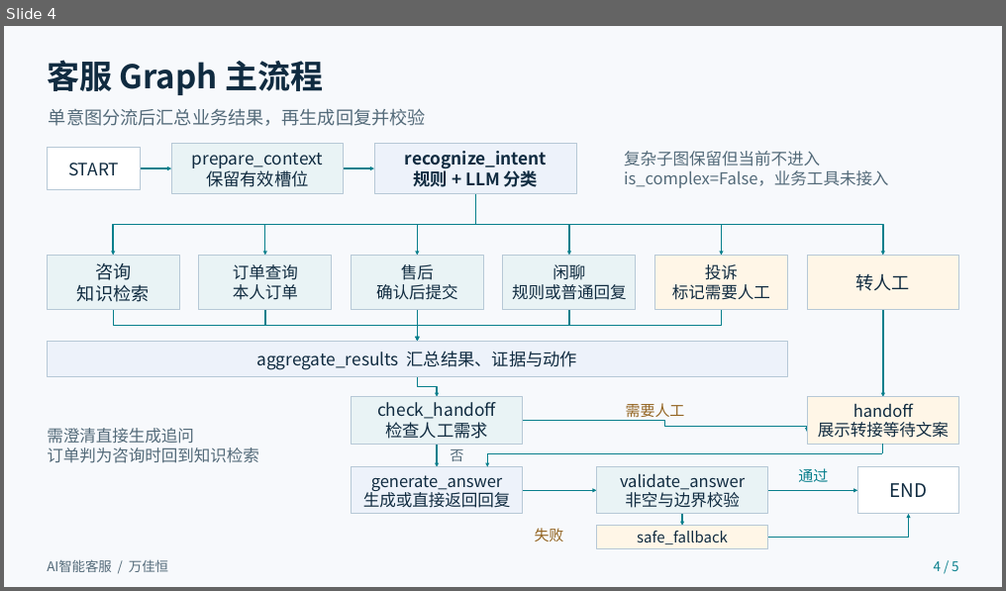
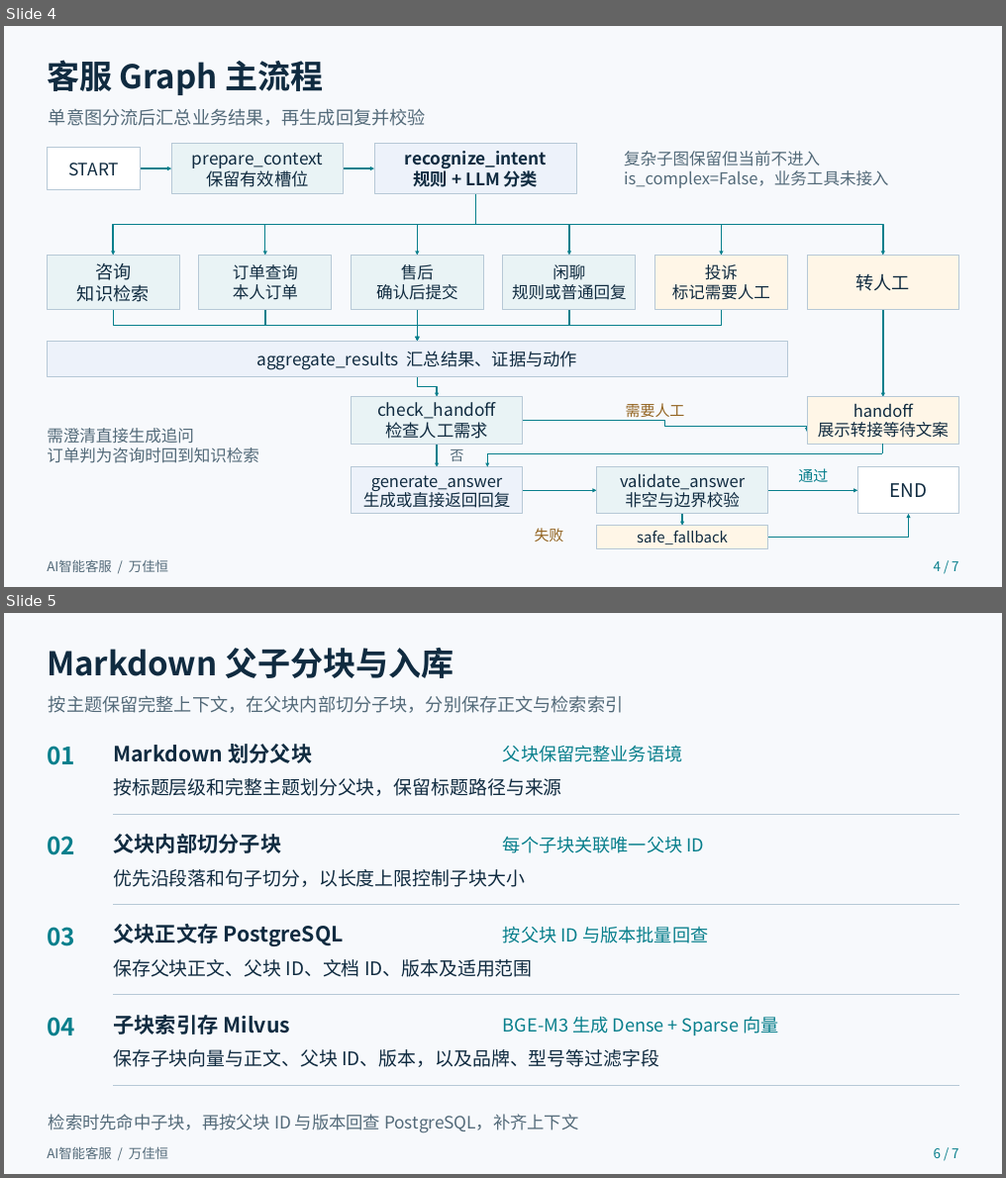
Before and after one commit to jakiewan/-, a slide deck: diagram/AI智能客服-AF06-万佳恒.pptx. Shown one above the other, each under a label of ours: slide 4 before the commit, slides 4 and 5 after it. The pictures are 1006x591 and 1006x1178 pixels, drawn with LibreOffice and Linux fonts; fonts in the diff are those of the drawing. Boxes give left, top, right and bottom in pixels: in the first picture for what was removed or moved away, otherwise in the second. Text is boxed around its words. In the diff, an @@ line names an element or a change of style, - is before the commit and + after.

```diff
--- a/diagram/AI智能客服-AF06-万佳恒.pptx
+++ b/diagram/AI智能客服-AF06-万佳恒.pptx
@@ slide 5 added at bbox=[4, 613, 1002, 1174], background #F7F9FC @@
@@ text added at bbox=[47, 648, 453, 678], 31.5 pt, text #102B40, bold @@
+Markdown 父子分块与入库
@@ text added at bbox=[49, 695, 624, 713], 17.2 pt, text #536A79 @@
+按主题保留完整上下文，在父块内部切分子块，分别保存正文与检索索引
@@ text added at bbox=[47, 746, 75, 765], 23.2 pt, text #087F8C, bold @@
+01
@@ text added at bbox=[113, 744, 312, 763], 20.2 pt, text #102B40, bold @@
+Markdown 划分父块
@@ text added at bbox=[503, 745, 682, 762], 17.2 pt, text #087F8C @@
+父块保留完整业务语境
@@ text added at bbox=[113, 778, 562, 796], 18 pt, text #102B40 @@
+按标题层级和完整主题划分父块，保留标题路径与来源
@@ line added from (113, 814) to (959, 814), #B6C8D6 1.2 pt @@
@@ text added at bbox=[47, 836, 75, 856], 23.2 pt, text #087F8C, bold @@
+02
@@ text added at bbox=[113, 834, 281, 854], 20.2 pt, text #102B40, bold @@
+父块内部切分子块
@@ text added at bbox=[503, 836, 704, 854], 17.2 pt, text #087F8C @@
+每个子块关联唯一父块 ID
@@ text added at bbox=[113, 869, 525, 887], 18 pt, text #102B40 @@
+优先沿段落和句子切分，以长度上限控制子块大小
@@ line added from (113, 905) to (959, 905), #B6C8D6 1.2 pt @@
@@ text added at bbox=[47, 927, 75, 947], 23.2 pt, text #087F8C, bold @@
+03
@@ text added at bbox=[113, 924, 344, 947], 20.2 pt, text #102B40, bold @@
+父块正文存 PostgreSQL
@@ text added at bbox=[503, 926, 708, 944], 17.2 pt, text #087F8C @@
+按父块 ID 与版本批量回查
@@ text added at bbox=[113, 959, 533, 977], 18 pt, text #102B40 @@
+保存父块正文、父块 ID、文档 ID、版本及适用范围
@@ line added from (113, 995) to (959, 995), #B6C8D6 1.2 pt @@
@@ text added at bbox=[47, 1017, 75, 1037], 23.2 pt, text #087F8C, bold @@
+04
@@ text added at bbox=[113, 1015, 291, 1035], 20.2 pt, text #102B40, bold @@
+子块索引存 Milvus
@@ text added at bbox=[503, 1016, 778, 1036], 17.2 pt, text #087F8C @@
+BGE-M3 生成 Dense + Sparse 向量
@@ text added at bbox=[113, 1050, 659, 1067], 18 pt, text #102B40 @@
+保存子块向量与正文、父块 ID、版本，以及品牌、型号等过滤字段
@@ line added from (113, 1085) to (959, 1085), #B6C8D6 1.2 pt @@
@@ text added at bbox=[49, 1114, 578, 1134], 16.5 pt, text #536A79 @@
+检索时先命中子块，再按父块 ID 与版本回查 PostgreSQL，补齐上下文
@@ text added at bbox=[47, 1147, 168, 1159], 12.8 pt, text #536A79 @@
+AI智能客服 / 万佳恒
@@ text added at bbox=[934, 1149, 958, 1158], 12.8 pt, text #087F8C @@
+6 / 7
@@ slide 4 changed as well @@
@@ text at bbox=[934, 562, 958, 571]: text changed @@
-4 / 5
+4 / 7
```
Also in this commit, not shown: 4 other slides changed, 1 other slide added, 1 other file.
